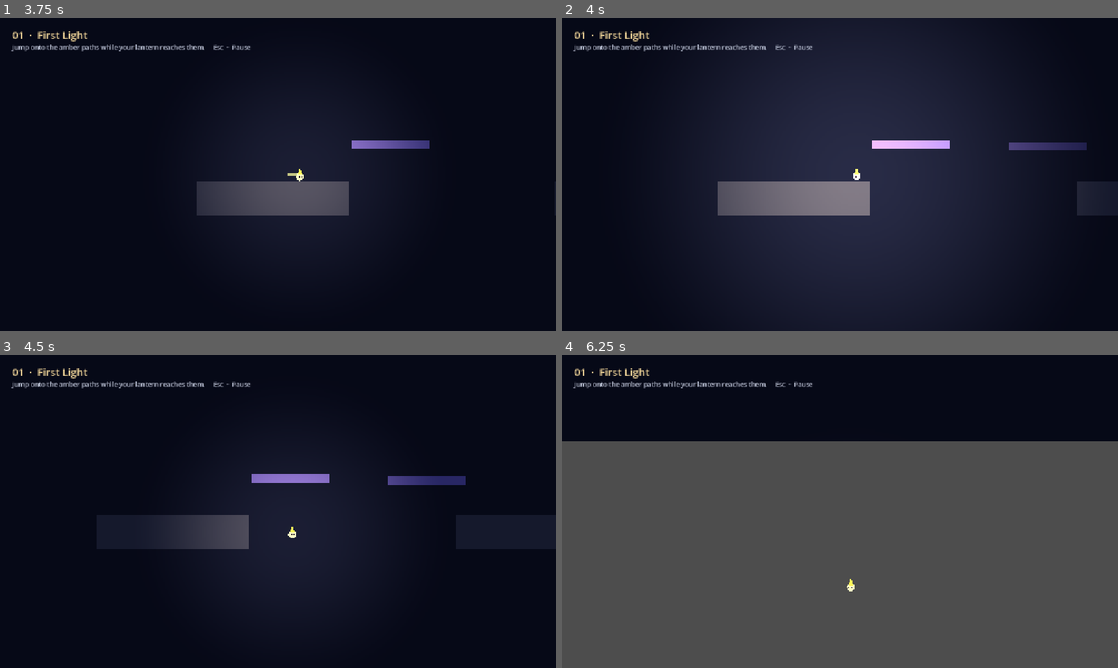
Above: before the commit, frames 1-4 (two rows, left to right).
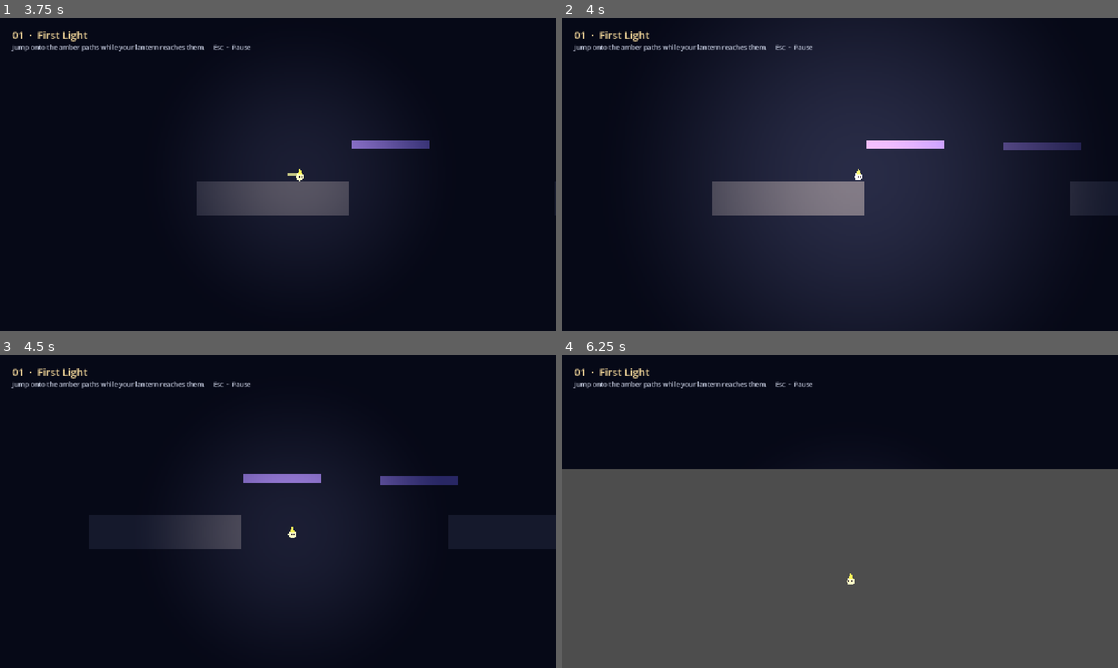
Above: after the commit, the same moments.

Repository: abinraj-vonnue/lumen-the-last-wick
Game: Godot game, scene res://scenes/ui/title_screen.tscn
The game is run twice, just before and just after one commit, with the same random seed, the same clock (stepped at 60 frames per second) and the same inputs.
Inputs:
- Up to frame 1 (3.75 s): click "New Game" at 0.5 s; click "Return to Title" at 1.25 s; click "New Game" at 2 s; click "1 · First Light" at 2.75 s; tap Enter at 3.5 s; hold D (move_right) from 3.53 s (still down); tap Shift (dash) at 3.6 s
- Up to frame 2 (4 s): keep holding D (move_right); tap Space (jump) at 3.77 s; tap E (flare) at 3.8 s
- Up to frame 3 (4.5 s): keep holding D (move_right); tap Space (jump) at 4.07 s; tap E (flare) at 4.35 s
- Up to frame 4 (6.25 s): tap Space (jump) at 4.52, 4.55, 4.82, 5.1, 6.02 s; release D (move_right) at 5.03 s; hold A (move_left) 5.03-5.78 s; tap Shift (dash) at 5.3, 5.85 s; hold D (move_right) from 5.78 s (still down); tap E (flare) at 6.05 s

Frame 1 is identical in both runs. In frame 2, 0.5% of the frame differs, in the area x 27-95%, y 39-64%; in frame 3, 0.3%; in frame 4, 8.9%, in the area x 0-100%, y 27-76%.

Commit message:
fix: enforce dash and flare level routes

Diff:
--- a/scripts/game_flow.gd
+++ b/scripts/game_flow.gd
@@ -32,14 +32,14 @@
 	get_tree().paused = false
 	unlocked_stage = 0
 	current_stage = -1
-	_transitioning = false
+	_transitioning = true
 	_change_scene(HUB_SCENE)
 
 
 func return_to_title() -> void:
 	get_tree().paused = false
 	current_stage = -1
-	_transitioning = false
+	_transitioning = true
 	_change_scene(TITLE_SCENE)
 
 
@@ -77,6 +77,10 @@
 
 
 func _change_scene(scene_path: String) -> void:
+	call_deferred("_change_scene_now", scene_path)
+
+
+func _change_scene_now(scene_path: String) -> void:
 	var error := get_tree().change_scene_to_file(scene_path)
 	if error != OK:
 		_transitioning = false
--- a/scripts/player.gd
+++ b/scripts/player.gd
@@ -21,7 +21,7 @@
 
 @export_group("Dash")
 @export var dash_speed: float = 620.0
-@export var dash_duration: float = 0.18
+@export var dash_duration: float = 0.22
 @export var dash_cooldown: float = 0.45
 
 @export_group("Flare")
--- /dev/null
+++ b/tests/stage_mechanics_smoke.gd
@@ -0,0 +1,132 @@
+extends SceneTree
+
+const DASH_SCENE := "res://scenes/levels/dash_traversal.tscn"
+const GATE_CASES := [
+	{"scene": "res://scenes/levels/flare_puzzles.tscn", "gate_x": 1040.0, "stage_index": 3, "next": "res://scenes/ui/hub.tscn"},
+	{"scene": "res://scenes/levels/finale.tscn", "gate_x": 1170.0, "stage_index": 4, "next": "res://scenes/ui/ending_screen.tscn"},
+]
+
+
+func _initialize() -> void:
+	call_deferred("run_checks")
+
+
+func run_checks() -> void:
+	var no_dash_level := load(DASH_SCENE).instantiate() as Node2D
+	root.add_child(no_dash_level)
+	var player := no_dash_level.get_node("World/Wick") as CharacterBody2D
+	await _settle_at(player, Vector2(345.0, 560.0))
+	Input.action_press("move_right")
+	Input.action_press("jump")
+	await create_timer(0.8).timeout
+	Input.action_release("move_right")
+	Input.action_release("jump")
+	var no_dash_position := player.global_position
+	if no_dash_position.x >= 571.0 and no_dash_position.y < 650.0:
+		_fail("the dash stage gap should not be safely crossable without dashing")
+		return
+	no_dash_level.queue_free()
+	await process_frame
+
+	var dash_level := load(DASH_SCENE).instantiate() as Node2D
+	root.add_child(dash_level)
+	player = dash_level.get_node("World/Wick") as CharacterBody2D
+	await _settle_at(player, Vector2(345.0, 560.0))
+	Input.action_press("move_right")
+	Input.action_press("jump")
+	await create_timer(0.2).timeout
+	Input.action_press("dash")
+	await create_timer(player.dash_duration + 0.35).timeout
+	Input.action_release("dash")
+	Input.action_release("jump")
+	Input.action_release("move_right")
+	if player.global_position.x < 571.0 or player.global_position.y > 650.0:
+		_fail("jump plus dash should land across the dash stage gap; Wick ended at %s" % player.global_position)
+		return
+	dash_level.queue_free()
+	await process_frame
+
+	for gate_case in GATE_CASES:
+		if not await _check_gate_case(gate_case):
+			return
+	print("PASS: the dash stage requires and rewards a dash; flare puzzle and finale gates block jump/dash bypass and open from a clear flare")
+	quit()
+
+
+func _check_gate_case(gate_case: Dictionary) -> bool:
+	if current_scene != null:
+		current_scene.free()
+	var level := load(gate_case["scene"]).instantiate() as Node2D
+	root.add_child(level)
+	current_scene = level
+	var flow: Node = root.get_node("GameFlow")
+	flow.set("current_stage", int(gate_case["stage_index"]))
+	flow.set("unlocked_stage", int(gate_case["stage_index"]))
+	flow.set("_transitioning", false)
+	var player := level.get_node("World/Wick") as CharacterBody2D
+	var gate := level.find_child("FlareGate", true, false) as StaticBody2D
+	var switch_node := level.find_child("FlareSwitch", true, false)
+	await _settle_at(player, Vector2(float(gate_case["gate_x"]) - 90.0, 560.0))
+	Input.action_press("move_right")
+	Input.action_press("jump")
+	await create_timer(0.14).timeout
+	Input.action_release("jump")
+	Input.action_press("move_up")
+	Input.action_press("dash")
+	await create_timer(player.dash_duration + 0.45).timeout
+	Input.action_release("move_up")
+	Input.action_release("dash")
+	Input.action_release("move_right")
+	if gate.get("_opened") or player.global_position.x >= float(gate_case["gate_x"]) + 20.0:
+		_fail("the closed gate in %s should block a jump and dash" % gate_case["scene"])
+		level.queue_free()
+		return false
+
+	await _settle_at(player, Vector2(float(gate_case["gate_x"]) - 90.0, 560.0))
+	Input.action_press("flare")
+	await create_timer(0.08).timeout
+	Input.action_release("flare")
+	await create_timer(0.08).timeout
+	if not gate.get("_opened") or bool(switch_node.get("_activated")) == false:
+		_fail("a clear flare should activate the switch and open the gate in %s" % gate_case["scene"])
+		level.queue_free()
+		return false
+	Input.action_press("move_right")
+	await create_timer(0.65).timeout
+	Input.action_release("move_right")
+	if player.global_position.x <= float(gate_case["gate_x"]) + 25.0:
+		_fail("Wick should pass through the opened gate in %s; opened=%s position=%s" % [gate_case["scene"], gate.get("_opened"), player.global_position])
+		level.queue_free()
+		return false
+	Input.action_press("move_right")
+	await create_timer(1.6).timeout
+	Input.action_release("move_right")
+	if current_scene == level or current_scene.scene_file_path != gate_case["next"]:
+		_fail("the opened gate should leave a reachable exit in %s" % gate_case["scene"])
+		return false
+	return true
+
+
+func _settle_at(player: CharacterBody2D, position: Vector2) -> void:
+	Input.action_release("move_left")
+	Input.action_release("move_right")
+	Input.action_release("move_up")
+	Input.action_release("move_down")
+	Input.action_release("jump")
+	Input.action_release("dash")
+	Input.action_release("flare")
+	player.global_position = position
+	player.velocity = Vector2.ZERO
+	await create_timer(0.15).timeout
+
+
+func _fail(message: String) -> void:
+	Input.action_release("move_left")
+	Input.action_release("move_right")
+	Input.action_release("move_up")
+	Input.action_release("move_down")
+	Input.action_release("jump")
+	Input.action_release("dash")
+	Input.action_release("flare")
+	push_error("FAIL: " + message)
+	quit(1)
Not shown, changed: docs/game-structure.md
Not shown, changed: docs/player-abilities.md
